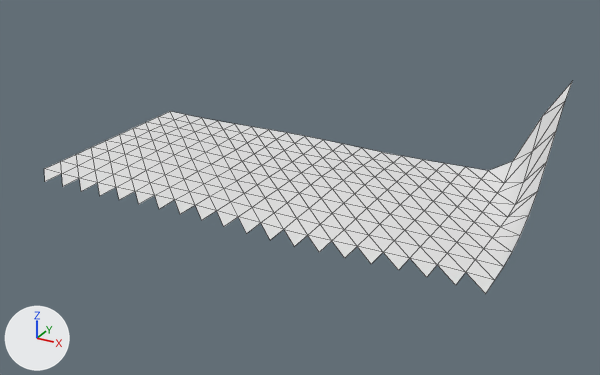
Before and after pictures for a commit that changed the OBJ model models/areas/fields/preview_grass_0_3.obj.
Camera for both pictures: a camera (50 mm lens) standing at (51.78, -186.52, 27.7) and looking at (21.64, -131.71, 0.3). The axes (+X, +Y, +Z) are drawn at lower left. The lights are the same throughout. The first picture is the older version. Mesh edges are drawn as thin lines. Where no turn or scale is listed for an object, it has been applied to the vertices. Vertices at exactly the same position are counted once.

Names of what the first picture shows: 'preview_grass_0_3'.
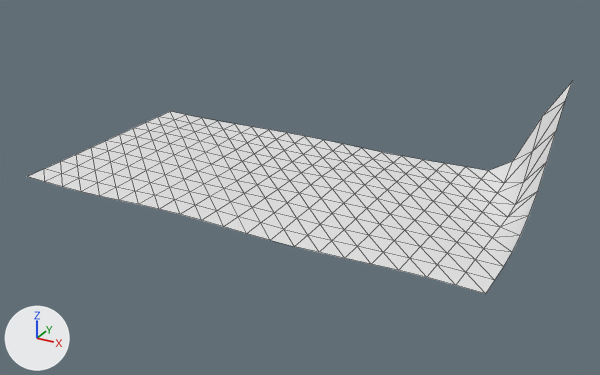
Boxes (x1, y1, x2, y2) around the edits, measured in the pictures (600 x 375 px):
```json
{"object": "preview_grass_0_3", "change": "reshaped", "before": [44, 81, 573, 294], "after": [28, 81, 573, 294]}
{"part": 1, "of": "me_preview_grass_0_3", "change": "added", "after": [28, 169, 485, 294]}
```

The change, as JSON lines over the scene's bpy script:
```json
{"block": "me_preview_grass_0_3", "where": "# used by ob_preview_grass_0_3; location = (0.0, 0.0, 0.0)"}
{"op": "remove", "block": "me_preview_grass_0_3", "code": "me_preview_grass_0_3.from_pydata(...)  # 230 vertices, 380 faces; spans x 0.0..40.0, y -140.5..-120.5, z 0.0..9.0"}
{"op": "add", "block": "me_preview_grass_0_3", "code": "me_preview_grass_0_3.from_pydata(...)  # 231 vertices, 400 faces; spans x 0.0..40.0, y -140.5..-120.5, z 0.0..9.0"}
{"block": "me_preview_grass_0_3", "change": "me_preview_grass_0_3 part 1"}
{"block": "me_preview_grass_0_3", "change": "1 vertex is added at (0.0, -140.5, 0.1)"}
{"block": "me_preview_grass_0_3", "change": "20 new faces join them"}
```
